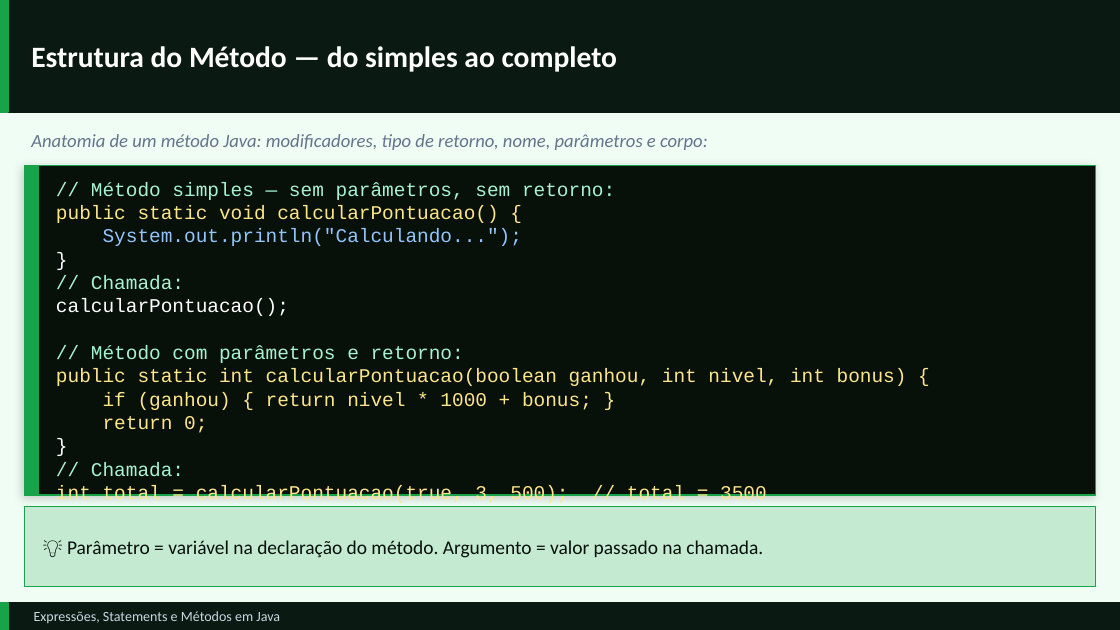
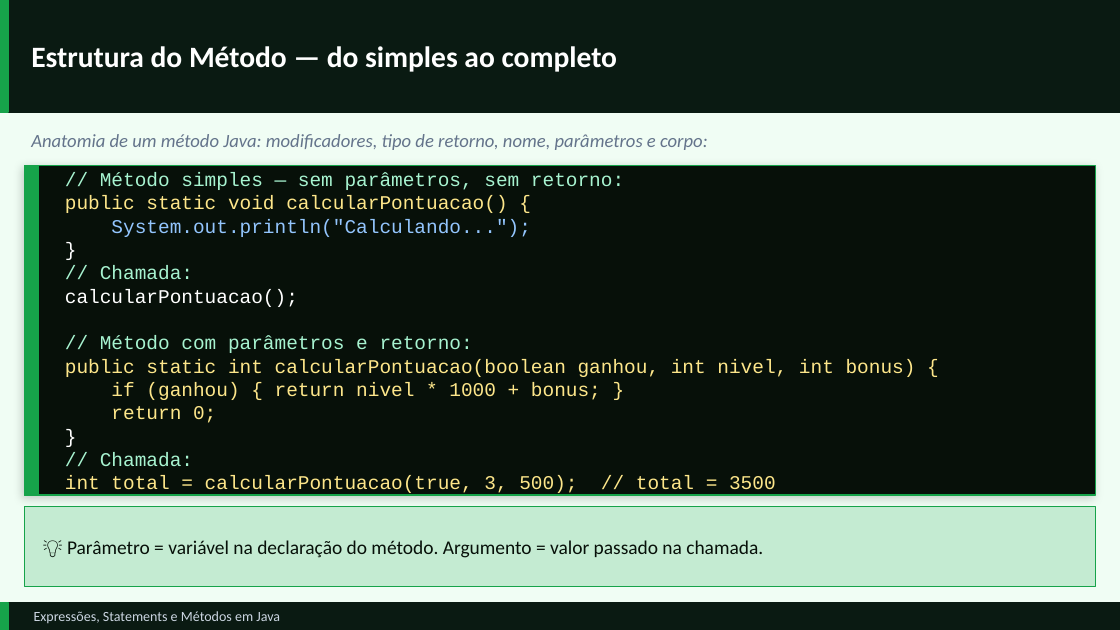
Before and after one commit to GustavoJ-dev/JavaStudiesHub, a slide deck: slide 17 of src/module03/content/Expressoes-Statements-e-Metodos.pptx. Drawn at 1120x630 pixels with LibreOffice and Linux fonts; fonts in the diff are those of the drawing. Boxes give left, top, right and bottom in pixels: in the first picture for what was removed or moved away, otherwise in the second. Text is boxed around its words. In the diff, an @@ line names an element or a change of style, - is before the commit and + after.

```diff
--- a/src/module03/content/Expressoes-Statements-e-Metodos.pptx
+++ b/src/module03/content/Expressoes-Statements-e-Metodos.pptx
@@ text "// Método simples — sem ...": place and size @@
-text "// Método simples — sem ..." at [56,182,907,505]
+text "// Método simples — sem ..." at [65,172,916,496]
```
Also in this commit, not shown: 3 other slides changed, 12 other files.
